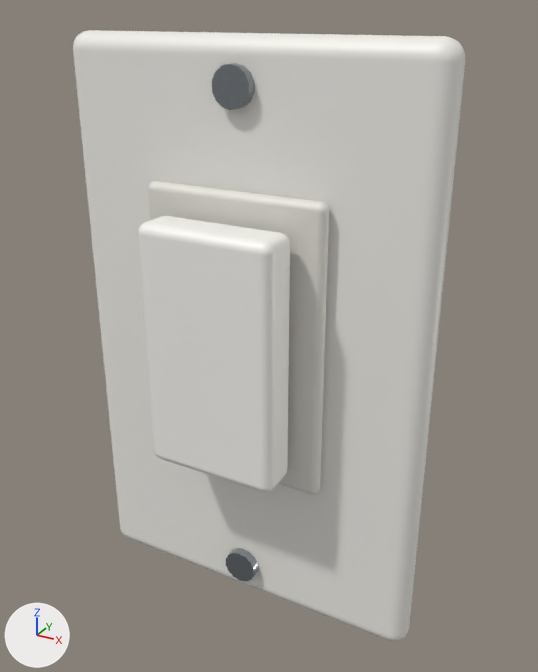
A saved change to the glTF model public/models/learning-room/isolator.glb.
The view is the same before and after, from a camera (50 mm lens) standing at (0.0707, -0.1236, 0.0643) and looking at (0.0053, -0.0048, 0.005). Arrows for +X, +Y and +Z are at lower left; the lights stay in place. The first picture is the older version. Where no turn or scale is listed for an object, it has been applied to the vertices.
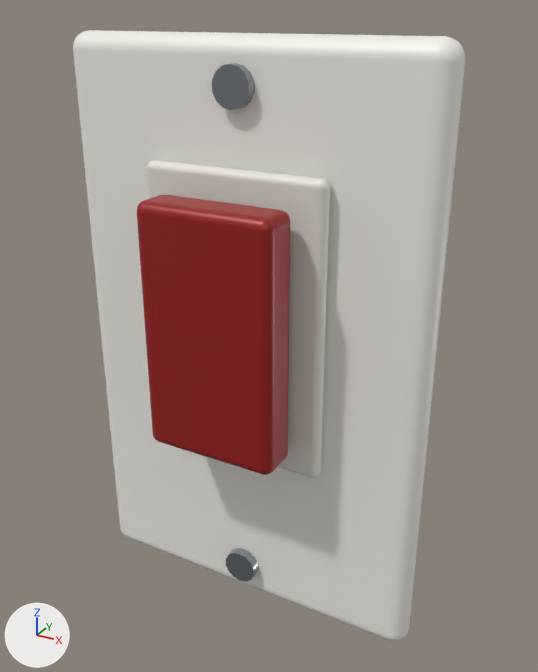
Where the change shows, as pixel boxes (x1, y1, x2, y2) in the pictures (538 x 672 px):
```json
{"object": "Mesh_2", "change": "recoloured, moved", "before": [138, 216, 290, 492], "after": [137, 195, 290, 475], "on screen": "white to red"}
{"object": "Mesh_1", "change": "moved", "before": [148, 181, 329, 494], "after": [147, 160, 330, 478]}
```

Scene script edits in JSON lines:
```json
{"op": "set", "path": "mat_rocker.base_color", "old": "(0.956, 0.939, 0.896)", "new": "(0.328, 0.0116, 0.0116)", "note": "white #faf8f3 -> red #9b1c1c"}
{"op": "set", "path": "ob_mesh_1.location", "old": "(0.0, -0.0085, 0.004)", "new": "(0.0, -0.0085, 0.008)"}
{"op": "set", "path": "ob_mesh_2.location", "old": "(0.0, -0.016, 0.004)", "new": "(0.0, -0.016, 0.008)"}
```
